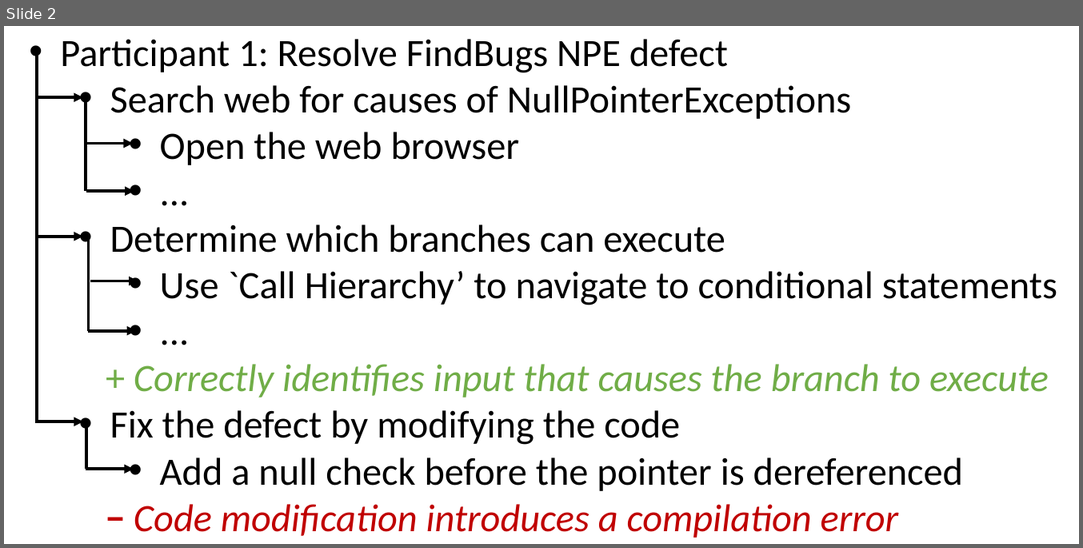
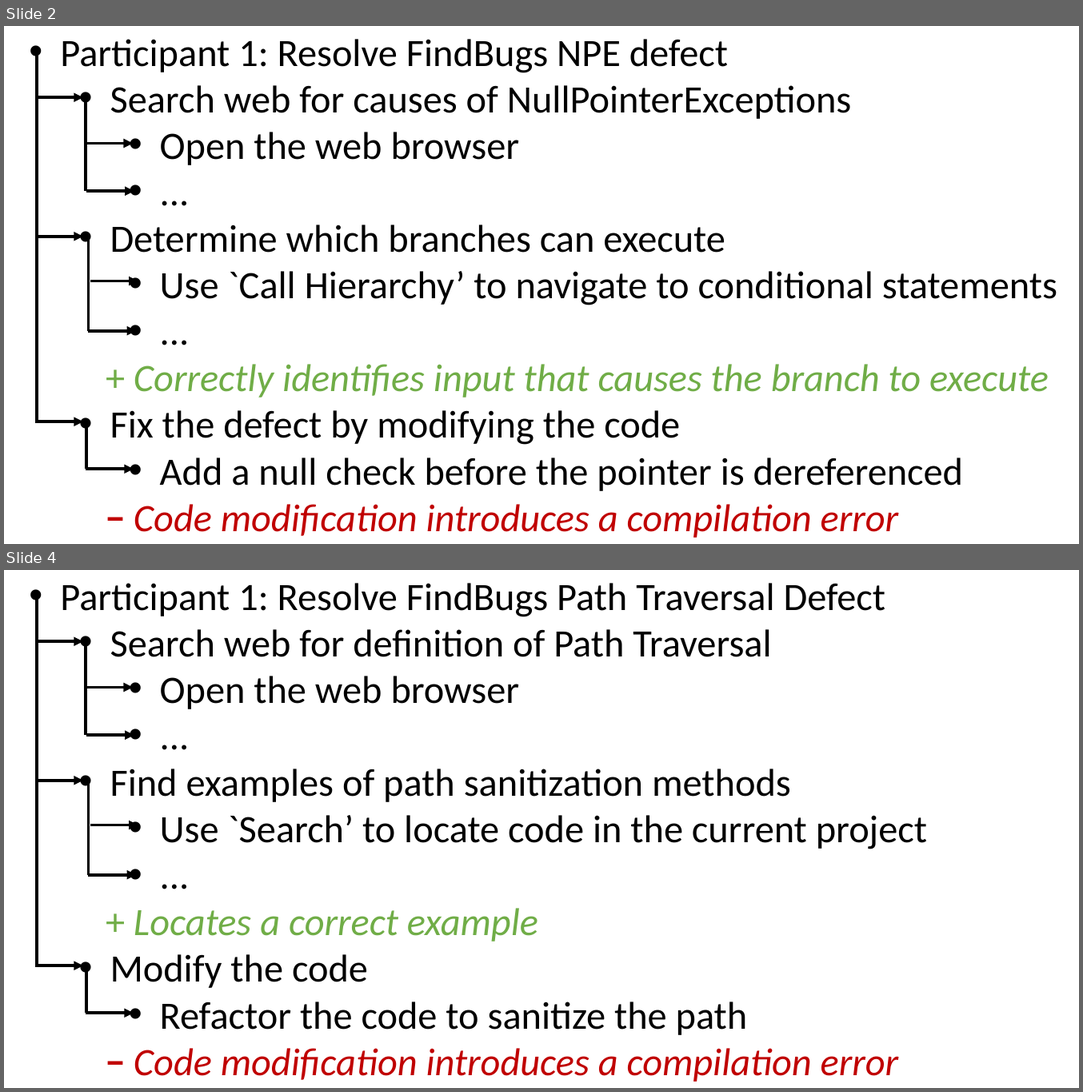
Before and after one commit to DeveloperLiberationFront/iTrustInterviews, a slide deck: Strategy-Encapsulation-Paper/strategy description format.pptx. Shown one above the other, each under a label of ours: slide 2 before the commit, slides 2 and 4 after it; the slides between them are not shown. The pictures are 1083x548 and 1083x1092 pixels, drawn with LibreOffice and Linux fonts; fonts in the diff are those of the drawing. Boxes give left, top, right and bottom in pixels: in the first picture for what was removed or moved away, otherwise in the second. Text is boxed around its words. In the diff, an @@ line names an element or a change of style, - is before the commit and + after.

```diff
--- a/Strategy-Encapsulation-Paper/strategy description format.pptx
+++ b/Strategy-Encapsulation-Paper/strategy description format.pptx
@@ slide 4 added at (4, 570, 1079, 1088), background #FFFFFF @@
@@ rectangle added at (19, 570, 956, 1088), outline #FFFFFF 0.75 pt, 28 pt, text #000000 @@
+• Participant 1: Resolve FindBugs Path Traversal Defect
+  • Search web for definition of Path Traversal
+    • Open the web browser
+    • ...
+  • Find examples of path sanitization methods
+    • Use `Search’ to locate code in the current project
+    • ...
+    + Locates a correct example
+  • Modify the code
+    • Refactor the code to sanitize the path
+    − Code modification introduces a compilation error
@@ line added from (37, 599) to (37, 965), #000000 2.25 pt @@
@@ arrow added from (35, 642) to (82, 642), #000000 2.25 pt @@
@@ line added from (86, 642) to (86, 736), #000000 2.25 pt @@
@@ arrow added from (85, 688) to (133, 688), #000000 2.25 pt @@
@@ arrow added from (86, 736) to (134, 736), #000000 2.25 pt @@
@@ arrow added from (35, 780) to (82, 780), #000000 2.25 pt @@
@@ line added from (89, 780) to (89, 875), #000000 2.25 pt @@
@@ arrow added from (90, 825) to (138, 825), #000000 2.25 pt @@
@@ arrow added from (89, 875) to (137, 875), #000000 2.25 pt @@
@@ arrow added from (36, 965) to (84, 965), #000000 2.25 pt @@
@@ line added from (86, 965) to (86, 1013), #000000 2.25 pt @@
@@ arrow added from (86, 1013) to (134, 1013), #000000 2.25 pt @@
```
Also in this commit, not shown: 1 slide changed, 1 other slide added.
